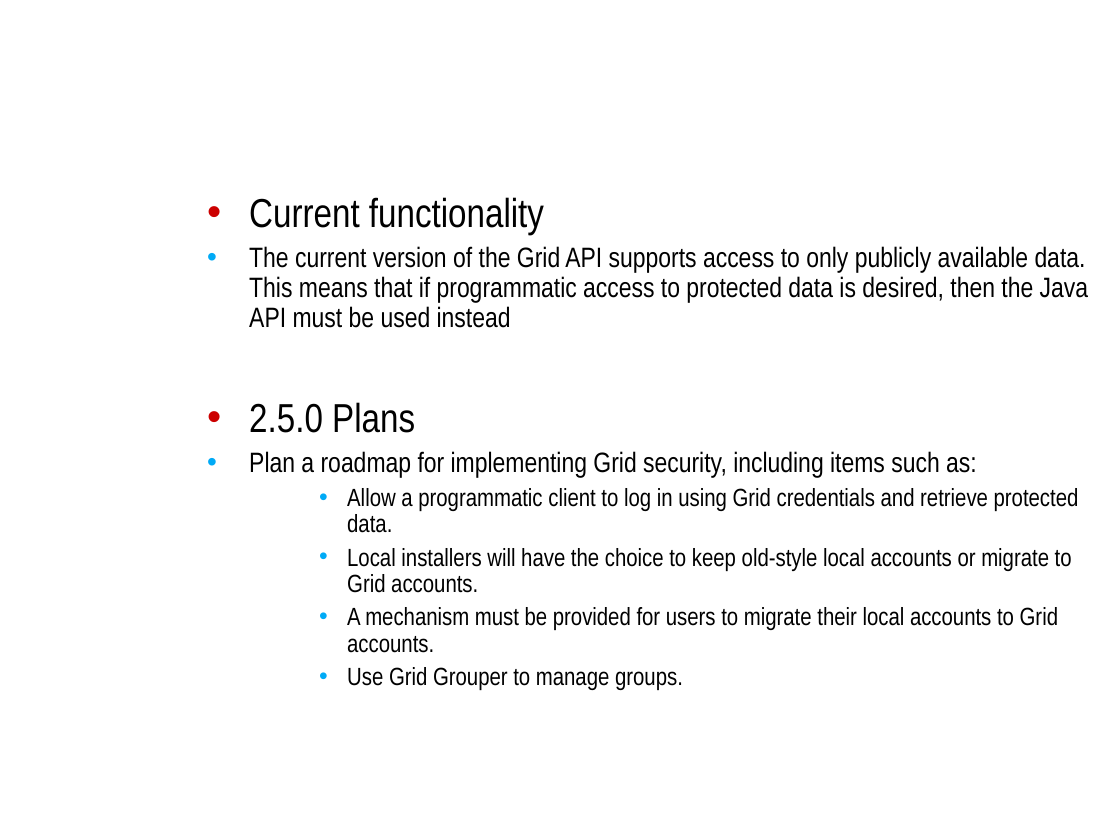
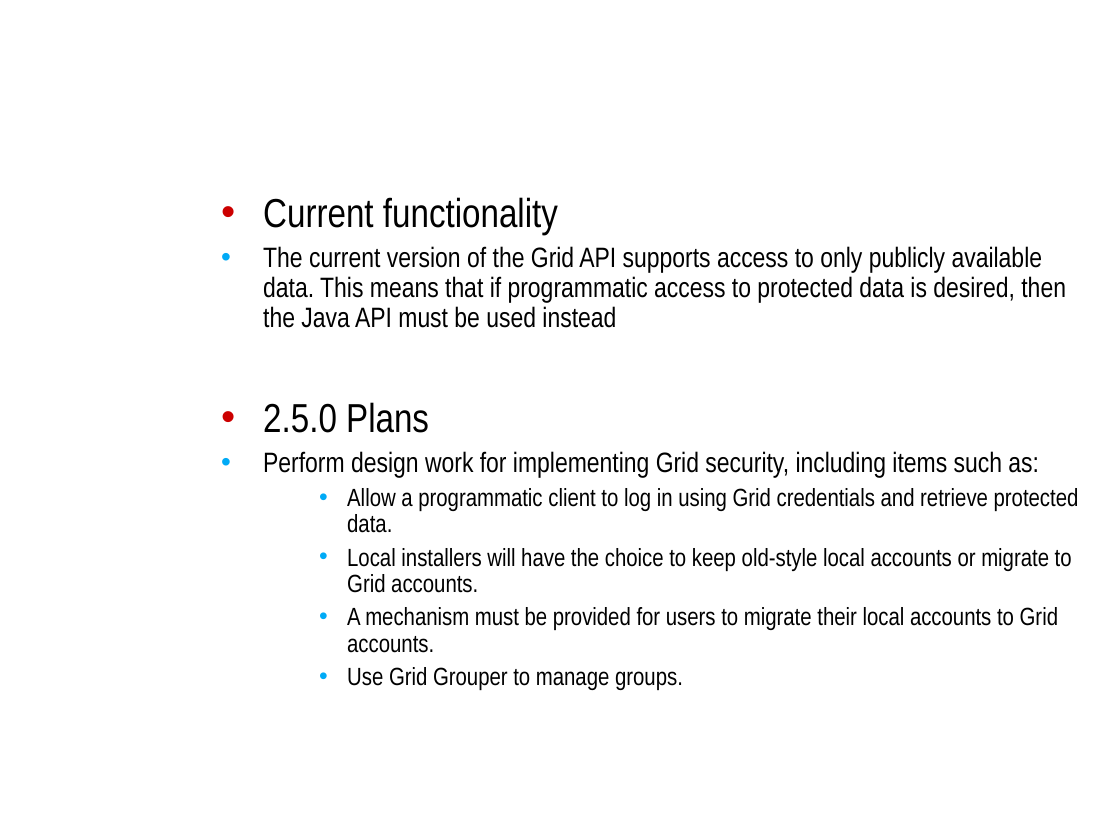
Before and after one commit to NCIP/caarray-docs, a slide deck: slide 11 of project_management/open_meetings/ICR_WS_Meeting_2010_08_11.ppt. Drawn at 1120x840 pixels with LibreOffice and Linux fonts; fonts in the diff are those of the drawing; background and template pictures are left out. Boxes give left, top, right and bottom in pixels: in the first picture for what was removed or moved away, otherwise in the second. Text is boxed around its words. In the diff, an @@ line names an element or a change of style, - is before the commit and + after.

```diff
--- a/project_management/open_meetings/ICR_WS_Meeting_2010_08_11.ppt
+++ b/project_management/open_meetings/ICR_WS_Meeting_2010_08_11.ppt
@@ text at [263, 197, 1066, 433]: indent changed @@
@@ text at [263, 451, 1039, 478]: text changed @@
-  • Plan a roadmap for implementing Grid security, including items such as:
+  • Perform design work for implementing Grid security, including items such as:
```
Also in this commit, not shown: 4 other slides changed.
